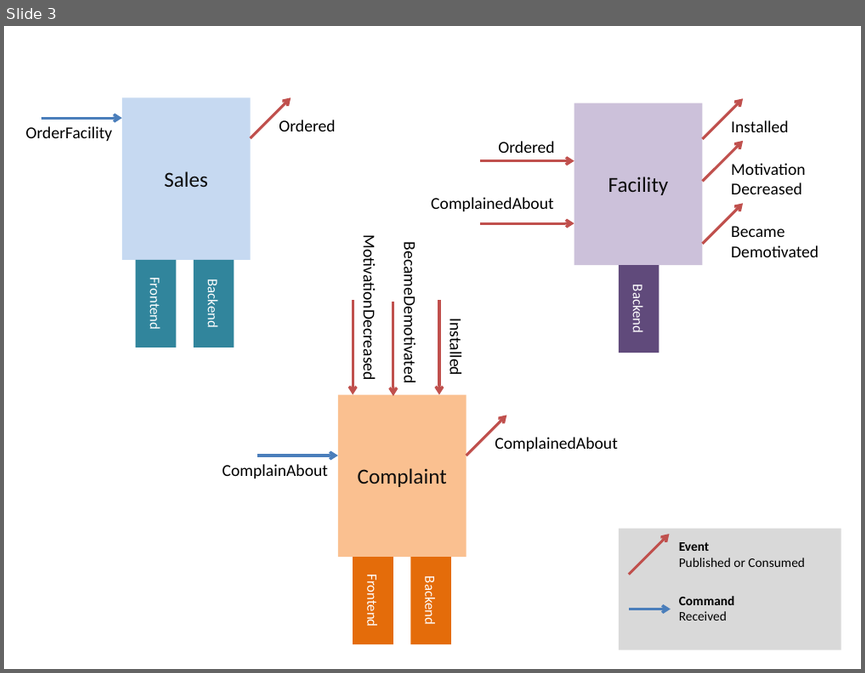
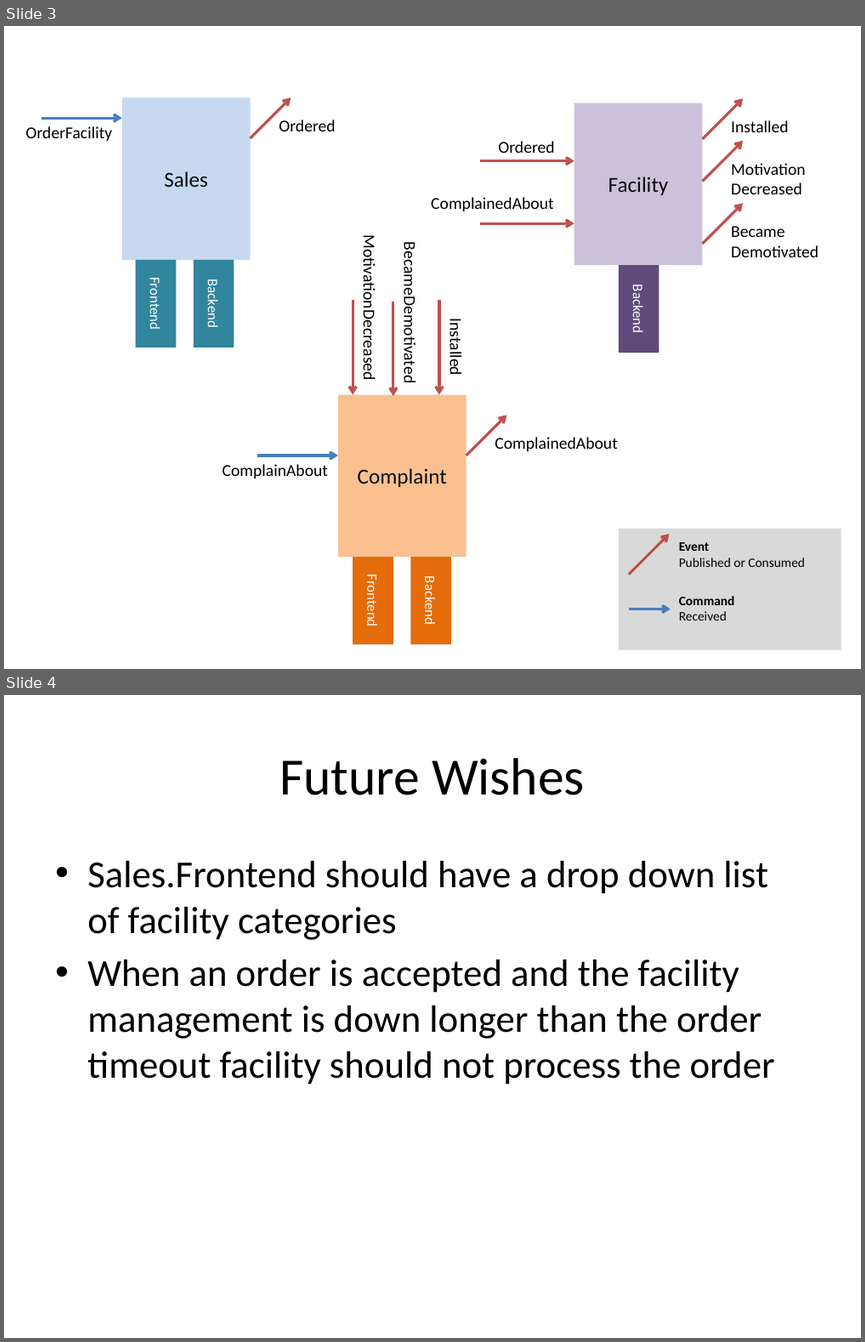
Before and after one commit to danielmarbach/nservicebus.introduction, a slide deck: SiriusCyberneticsCorp.ComplaintsDevision.pptx. Shown one above the other, each under a label of ours: slide 3 before the commit, slides 3 and 4 after it. The pictures are 865x673 and 865x1342 pixels, drawn with LibreOffice and Linux fonts; fonts in the diff are those of the drawing. Boxes give left, top, right and bottom in pixels: in the first picture for what was removed or moved away, otherwise in the second. Text is boxed around its words. In the diff, an @@ line names an element or a change of style, - is before the commit and + after.

Commit message:
Updated slides

```diff
--- a/SiriusCyberneticsCorp.ComplaintsDevision.pptx
+++ b/SiriusCyberneticsCorp.ComplaintsDevision.pptx
@@ slide 4 added at box(4, 695, 861, 1338), background #FFFFFF @@
@@ title added at box(279, 758, 585, 795), 44 pt, text #000000 @@
+Future Wishes
@@ text added at box(87, 861, 775, 1084), 32 pt, text #000000 @@
+• Sales.Frontend should have a drop down list of facility categories
+• When an order is accepted and the facility management is down longer than the order timeout facility should not process the order
```
